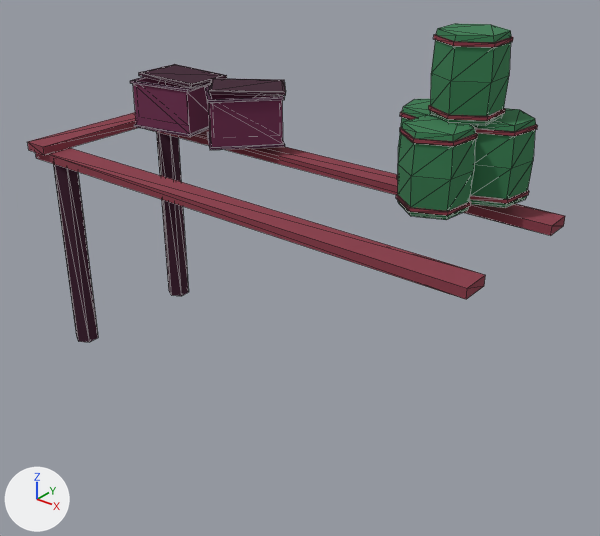
The glTF model assets/models/props/dock/dock.glb, before and after one commit.
Before and after are seen from a 50 mm camera at (10.58, -12.55, 5.84) aimed at (0.5, 0.05, -1.97). The axes (+X, +Y, +Z) are drawn at lower left. The lights are the same throughout. The first picture is the older version. Mesh edges are drawn as thin lines. Where no turn or scale is listed for an object, it has been applied to the vertices. Vertices at exactly the same position are counted once.

In view in the first picture: 'Barrel', 'Barrel.001', 'Barrel.002', 'Barrel.003', 'Cover', 'Cover.001', 'Crate', 'Crate.001', 'Deck', 'Poles', 'UnderPlanks'.
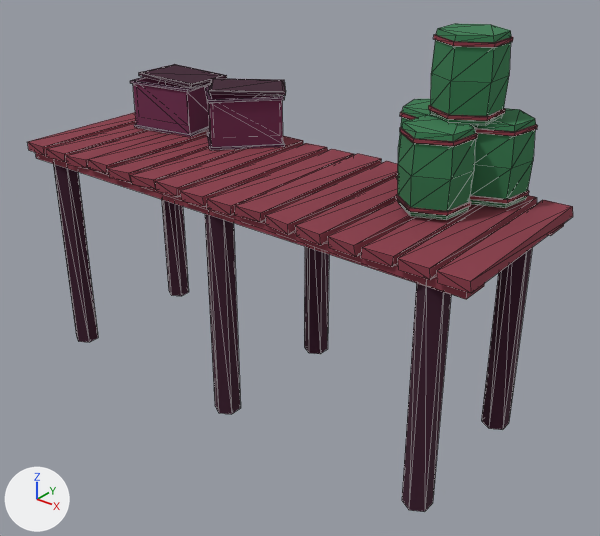
The change, as a list of edits to the scene's bpy script:
```text
Change me_cube_002:
    used by ob_deck; location = (-5.6, 0.0, 0.0)
    remove me_cube_002.from_pydata(...)  # 8 vertices, 12 faces; spans x -0.3..0.3, y -2.0..2.0, z -0.1..0.1
    add me_cube_002.from_pydata(...)  # 128 vertices, 192 faces; spans x -0.3..11.12, y -2.04..2.04, z -0.13..0.13
    me_cube_002 part 1: the loose piece of 8 vertices spanning x -0.3..0.3, y -2.0..2.0, z -0.1..0.1 is copied, and the copy is scaled about its middle by 0.999, then moved by (4.32, 0.0, 0.02); it spans x 4.01..4.63, y -2.01..2.01, z -0.08..0.12
    me_cube_002 part 2
    75 vertices are added at x 0.39..11.09, y -2.04..2.04, z -0.13..0.13
    11 new vertices lie (0.03, 0.0, -0.2) away from vertices in x 7.6..11.09, y -2.03..2.03, z 0.08..0.1
    7 new vertices lie (0.6, 0.05, -0.01) away from vertices in x 0.39..9.05, y -2.02..1.97, z -0.11..0.13
    7 new vertices lie (0.0, 3.99, 0.0) away from vertices in x 4.72..8.92, y -2.02..-1.97, z -0.13..0.09
    6 new vertices lie (0.01, 3.99, 0.0) away from vertices in x 6.89..8.96, y -2.04..-1.95, z -0.11..0.1
    6 new vertices lie (0.01, -3.97, 0.0) away from vertices in x 1.14..9.66, y 1.94..2.03, z -0.13..0.09
    168 new faces join them
Change me_circle:
    used by ob_poles; location = (-5.11, 1.59, -0.16)
    remove me_circle.from_pydata(...)  # 24 vertices, 40 faces; spans x -0.25..0.25, y -3.49..0.29, z -4.83..0.0
    add me_circle.from_pydata(...)  # 72 vertices, 120 faces; spans x -0.25..10.03, y -3.49..0.29, z -4.83..0.0
    me_circle part 3: a new loose piece, a 6-sided cylinder along z spanning x 4.64..5.14, y -0.29..0.29, z -4.83..0.0, in mat_material_001 (picture img_palette)
    me_circle part 4: a new loose piece, a 6-sided cylinder along z spanning x 4.64..5.14, y -3.49..-2.91, z -4.83..0.0, in mat_material_001 (picture img_palette)
    me_circle part 5: a new loose piece, a 6-sided cylinder along z spanning x 9.52..10.03, y -0.29..0.29, z -4.83..0.0, in mat_material_001 (picture img_palette)
    me_circle part 6: a new loose piece, a 6-sided cylinder along z spanning x 9.52..10.03, y -3.49..-2.91, z -4.83..0.0, in mat_material_001 (picture img_palette)
```

Changed parts and their boxes [x1, y1, x2, y2] in the pictures (600 x 536 px):
'Deck', reshaped: before [28, 112, 138, 155]; after [28, 112, 573, 293]
'Poles', reshaped (250% wider, 65% taller): before [53, 132, 189, 342]; after [53, 164, 532, 512]
part 1 of me_cube_002, added (brown): after [156, 136, 303, 197]
part 2 of me_cube_002, added (brown): after [46, 123, 573, 293]
part 3 of me_circle, added: after [304, 247, 329, 354]
part 4 of me_circle, added (purple): after [205, 213, 241, 414]
part 5 of me_circle, added: after [481, 248, 532, 430]
part 6 of me_circle, added (brown): after [402, 283, 451, 512]
'UnderPlanks', unchanged, covered by the edit: before [35, 129, 565, 299]; after [35, 152, 564, 299]
